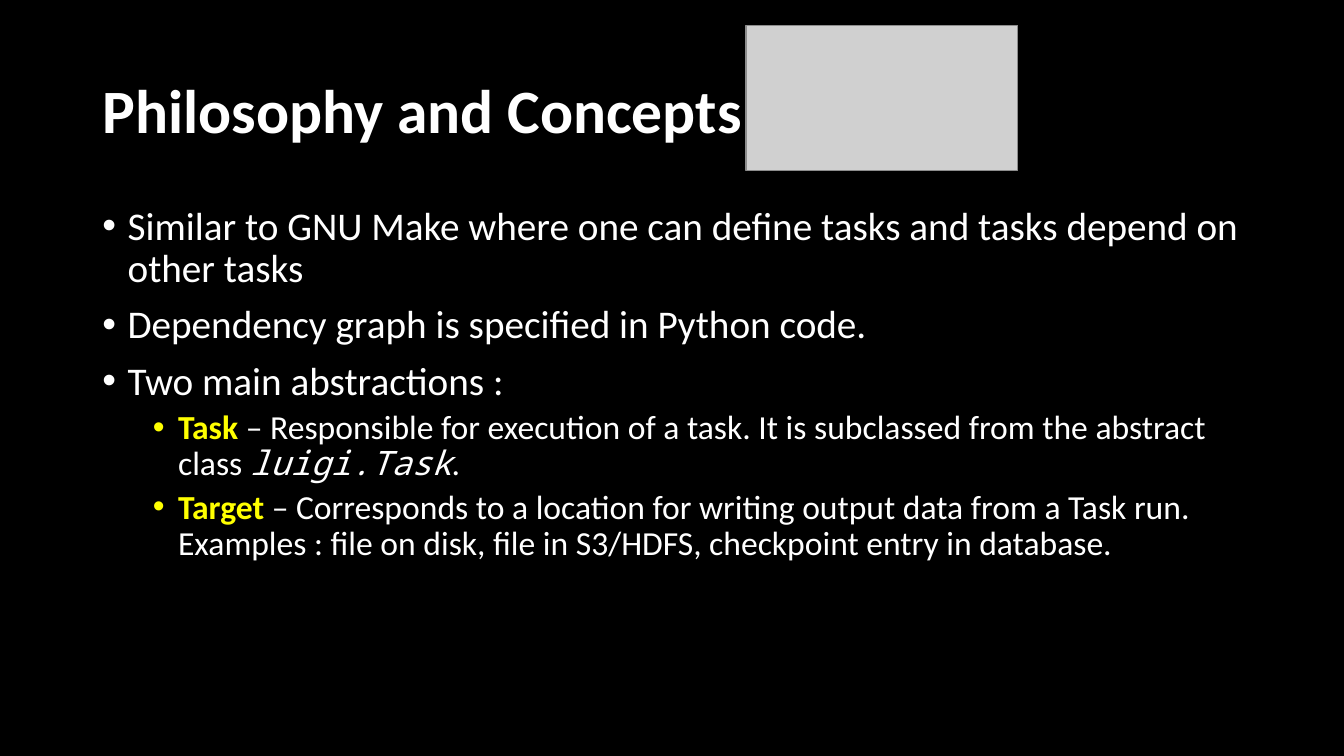
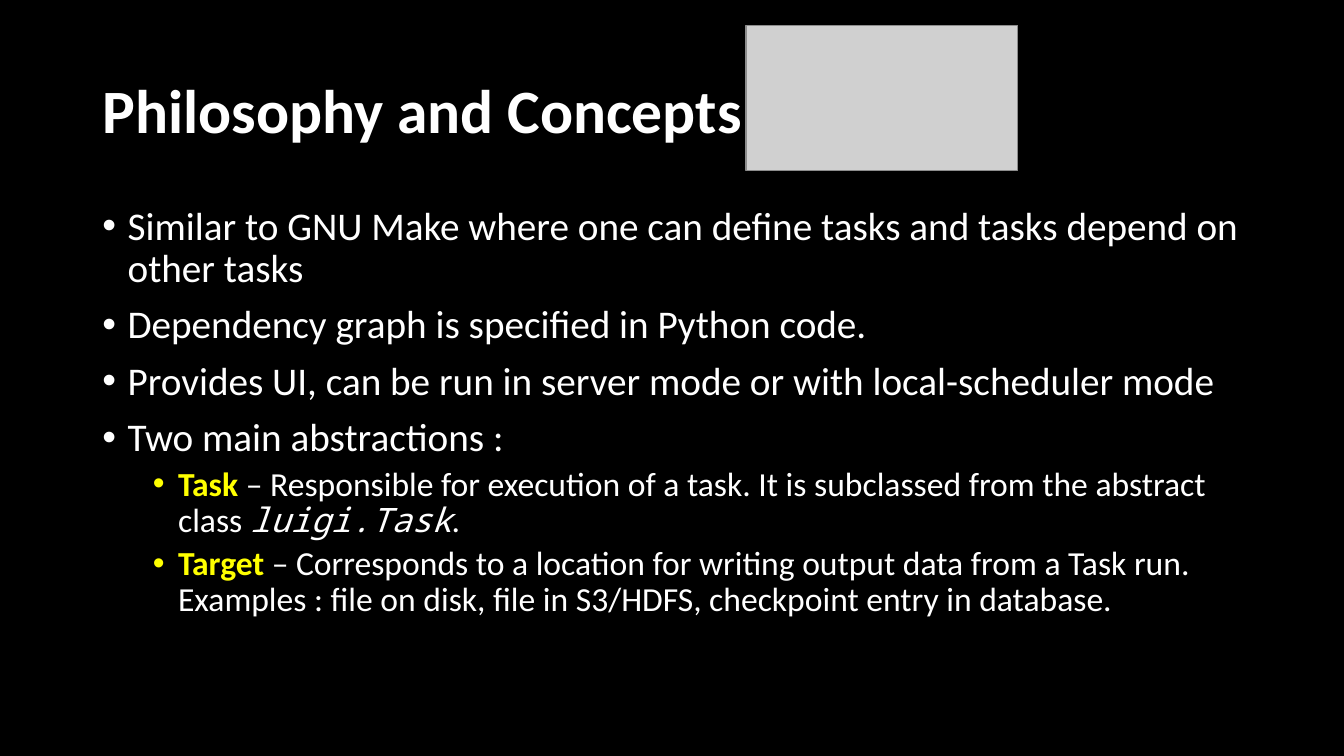
Before and after one commit to femibyte/data-eng, a slide deck: slide 14 of PyData2016-DataPipelinesCloud.pptx. Drawn at 1344x756 pixels with LibreOffice and Linux fonts; fonts in the diff are those of the drawing; grey boxes stand for pictures. Boxes give left, top, right and bottom in pixels: in the first picture for what was removed or moved away, otherwise in the second. Text is boxed around its words. In the diff, an @@ line names an element or a change of style, - is before the commit and + after.

```diff
--- a/PyData2016-DataPipelinesCloud.pptx
+++ b/PyData2016-DataPipelinesCloud.pptx
@@ text at <box>128,367,1214,400</box>: paragraph added @@
+• Provides UI, can be run in server mode or with local-scheduler mode
```
Also in this commit, not shown: 9 other slides changed, 4 slides added.
